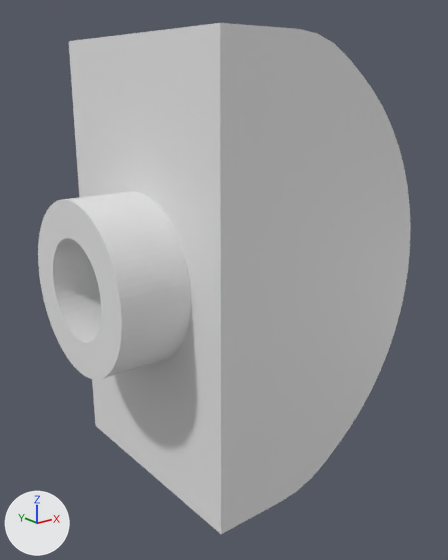
A saved change to the OBJ model Models/Parts/Common/Documentation/switch/swich_panel_05.obj.
Camera for both pictures: a 50 mm lens placed at (-17.6, -36.4, 12.9), pointed at (11.1, -0.5, -1.5). Every picture has the same lights, and +X, +Y and +Z are marked at lower left. Where no turn or scale is listed for an object, it has been applied to the vertices. Vertices at the same position are counted once.

Objects in the first picture: 'swich_panel_05'.
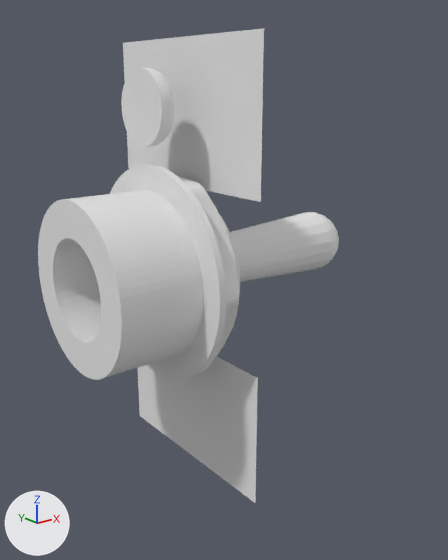
What differs and where, as boxes (x1, y1, x2, y2) in the pictures (448 x 560 px):
'swich_panel_05', reshaped (19% narrower, 7% shorter): before (38, 23, 411, 534); after (38, 28, 339, 503)
part 1 of me_swich_panel_05, rebuilt (not visible before): after (121, 67, 175, 147)
part 2 of me_swich_panel_05, deleted: before (69, 23, 411, 534)

Edits to the bpy script that builds the scene:
```text
Change me_swich_panel_05:
    used by ob_swich_panel_05; location = (0.0, 0.0, 0.0)
    remove me_swich_panel_05.from_pydata(...)  # 1876 vertices, 3846 faces; spans x -1.0..23.5, y -9.0..9.0, z -16.0..16.0
    add me_swich_panel_05.from_pydata(...)  # 1775 vertices, 3644 faces; spans x -1.0..23.5, y -8.0..8.0, z -16.0..16.0
    me_swich_panel_05 part 1: the loose piece of 560 vertices spanning x 4.5..6.0, y -2.0..2.0, z 9.5..13.5 is rebuilt with 587 vertices and now spans x 4.5..6.0, y -2.5..2.5, z 9.0..14.0
    me_swich_panel_05 part 2: the loose piece of 128 vertices spanning x 4.0..22.7, y -9.0..9.0, z -16.0..16.0 is deleted
```
